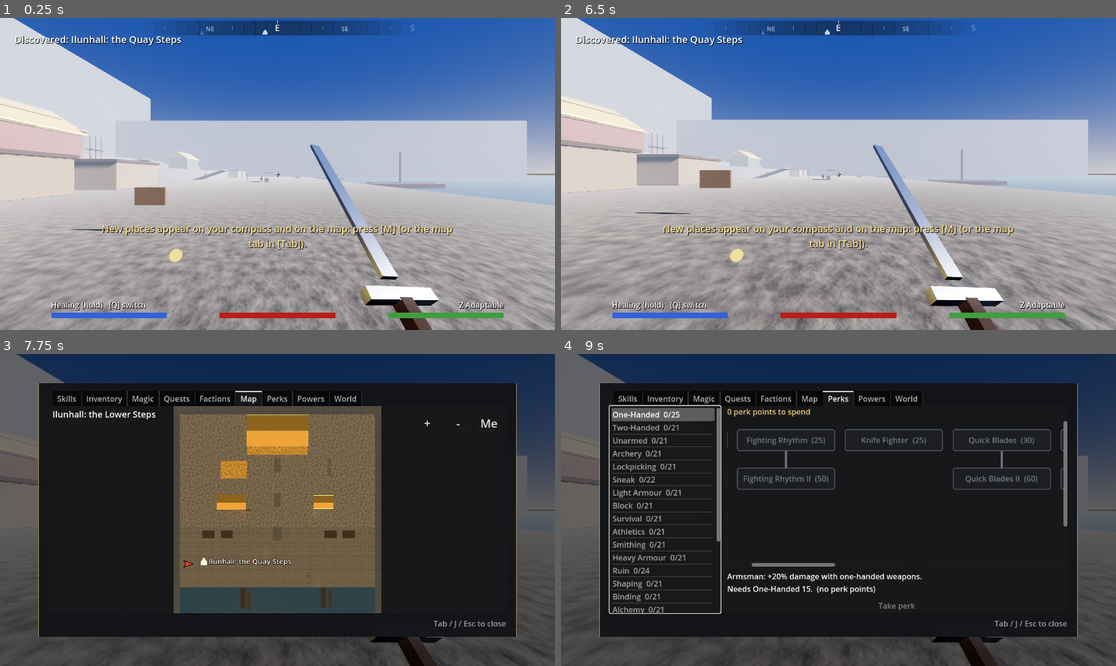
Above: before the commit, frames 1-4 (two rows, left to right).
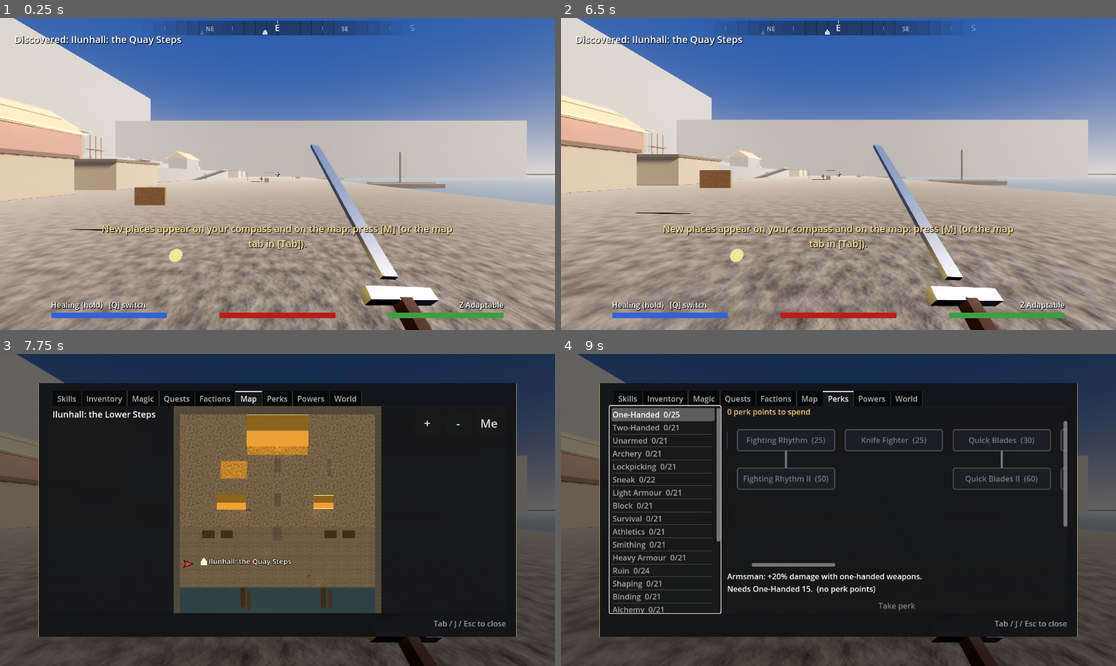
Above: after the commit, the same moments.

Repository: RCJLabs/Vaelora-godot
Game: Godot game, scene res://levels/ilunhall.tscn
The game is run twice, just before and just after one commit, with the same random seed, the same clock (stepped at 60 frames per second) and the same inputs. This scene is started directly instead of the project's main scene.
Inputs (mouse positions are in pixels of both pictures, inside the frame that each line leads up to):
- Up to frame 1 (0.25 s): no input
- Up to frame 2 (6.5 s): tap M (map) at 0.5, 6.4 s; move the mouse to (866, 174) at 0.52 s; hold W (move_forward) 0.53-1.25 s; hold Right mouse button (cast) 0.53-1.25 s; click (866, 174) at 0.67 s; tap Space (jump) at 0.77, 6.02 s; click "+" at 1.25 s; click "-" at 2 s; click "Me" at 2.75 s; tap Enter (ui_accept) every 0.75 s from 3.5 to 5.75 s; drag from (838, 174) to (810, 236) at 3.52 s; move the mouse to (894, 105) at 4.27 s; hold D (move_right) 4.28-5 s; hold Right mouse button (cast) 4.28-5 s; drag from (810, 236) to (672, 127) at 5.02 s; move the mouse to (1005, 220) at 5.77 s; hold A (move_left) from 5.78 s (still down); hold C (crouch) from 5.78 s (still down); right-click (1005, 220) at 6.05 s
- Up to frame 3 (7.75 s): tap M (map) at 6.5 s; move the mouse to (233, 506) at 6.52 s; release A (move_left) at 6.53 s; release C (crouch) at 6.53 s; hold W (move_forward) 6.53-7.28 s; tap Alt (dodge) at 6.6 s; tap Space (jump) at 6.77 s; right-click (233, 506) at 6.8 s; move the mouse to (305, 510) at 7.27 s; hold S (move_back) from 7.28 s (still down); hold E (interact) from 7.28 s (still down); click (305, 510) at 7.42 s; right-click (305, 510) at 7.55 s
- Up to frame 4 (9 s): release S (move_back) at 8 s; release E (interact) at 8 s; drag from (755, 432) to (727, 525) at 8.02 s; move the mouse to (960, 494) at 8.77 s; hold W (move_forward) from 8.78 s (still down); hold X (power_background) from 8.78 s (still down)

The runs differ from the first frame. In frame 1, 41% of the frame differs, in the area x 0-100%, y 27-100%; in frame 2, 31%; in frame 3, less than 0.1%; in frame 4, less than 0.1%.

Commit message:
Visuals 1: a mood for every region, and nights you can see in
- levels/level_mood.gd (LevelMood): a region's weather and colour laid
  over the day/night cycle: sky tint and cloud cover (overcast dims the
  sun and softens shadows), sun tint and energy, fog tint/density/sun
  scatter, ambient, saturation, contrast, brightness, glow.
- levels/moods/: vale (cooler, crisper), riverlands (damp green-grey
  mist), fields (overcast grey), capital (hazy gold, stronger glow, more
  fill at night). Set on each region's DayNight; builders take a mood in
  common().
- day_night.gd applies the mood every hour; nights keep a moonlit fill
  (NIGHT_FILL, ambient 2.2) so the ground is visible on a phone (stealth
  goes by the clock, not the picture).
- light_stone.gd: light_mult (2x) so Ilunhall's halls glow at night.
- tests/test_moods.gd; docs: LOOK.md, Moods.

Co-Authored-By: Claude Opus 5.5 <noreply@anthropic.com>
Claude-Session: https://claude.ai/code/session_01BPE8ZczZ4hZnRHyCfMJwVS

Diff:
--- a/godot/levels/builders/build_grieving_fields.gd
+++ b/godot/levels/builders/build_grieving_fields.gd
@@ -24,7 +24,7 @@
 	scene = Node3D.new()
 	scene.name = "GrievingFields"
 	scene.add_to_group("navmesh_source", true)
-	common("GrievingFields", true)
+	common("GrievingFields", true, "fields")
 	box("Ground", Vector3(200, 1, 200), Vector3(0, -0.5, 0), ASH_GRASS)
 	skirt(ASH_GRASS)
 	box("Road", Vector3(5, 0.04, 80), Vector3(0, 0.02, -58), Color(0.38, 0.35, 0.3))
--- a/godot/levels/builders/build_ilunhall.gd
+++ b/godot/levels/builders/build_ilunhall.gd
@@ -87,7 +87,7 @@
 	scene = Node3D.new()
 	scene.name = "Ilunhall"
 	scene.add_to_group("navmesh_source", true)
-	common("Ilunhall", true)
+	common("Ilunhall", true, "capital")
 	skirt(ROCK)
 
 	# The fjord, south of the quay; cliffs east and west; the mountain behind.
--- a/godot/levels/builders/build_weirholt.gd
+++ b/godot/levels/builders/build_weirholt.gd
@@ -28,7 +28,7 @@
 	scene = Node3D.new()
 	scene.name = "Weirholt"
 	scene.add_to_group("navmesh_source", true)
-	common("Weirholt", true)
+	common("Weirholt", true, "riverlands")
 
 	# Ground on both banks of the Greywater, the river between (x 22..34, flowing south).
 	box("GroundWest", Vector3(122, 1, 200), Vector3(-39, -0.5, 0), GRASS)
--- a/godot/levels/builders/builder_base.gd
+++ b/godot/levels/builders/builder_base.gd
@@ -251,7 +251,8 @@
 	own(light)
 
 
-func common(level_name: String, outdoor: bool) -> void:
+## The nodes every level needs. `mood`: an outdoor level's weather (levels/moods/<mood>.tres).
+func common(level_name: String, outdoor: bool, mood := "") -> void:
 	var env := WorldEnvironment.new()
 	env.name = "WorldEnvironment"
 	if outdoor:
@@ -279,6 +280,8 @@
 		var dn := Node.new()
 		dn.name = "DayNight"
 		dn.set_script(DAY_NIGHT)
+		if mood != "":
+			dn.set("mood", load("res://levels/moods/%s.tres" % mood))
 		own(dn)
 	var nav := NavigationRegion3D.new()
 	nav.name = "NavigationRegion3D"
--- a/godot/levels/day_night.gd
+++ b/godot/levels/day_night.gd
@@ -22,20 +22,26 @@
 ## Where the night light comes from (its direction and phase). Empty or missing: a
 ## plain moonlight at 35 degrees opposite the sun.
 @export var night_moon_path: NodePath = ^"../IlunMoon"
+## The region's weather and colour over the cycle (levels/moods/). Empty: as KEYS are.
+@export var mood: LevelMood
 
 ## The night light while Ilun is below the horizon, as a share of a full Ilun's.
 const NO_MOON_LIGHT := 0.5
+## The darkest the shade's fill colour gets (at night).
+const NIGHT_FILL := Color(0.3, 0.33, 0.45)
 
 # hour: sun colour, sun energy, sky top, sky horizon, ground horizon, ambient energy, fog light
+# (night ambient 2.2, with NIGHT_FILL: dark, but you can see the ground on a phone screen; stealth goes by
+# the clock, not by this)
 const KEYS := [
-	[0.0,  Color(0.55, 0.65, 0.95), 0.4, Color(0.02, 0.035, 0.08), Color(0.08, 0.1, 0.17), Color(0.06, 0.06, 0.08), 0.5, Color(0.18, 0.21, 0.32)],
-	[5.0,  Color(0.55, 0.65, 0.95), 0.4, Color(0.02, 0.035, 0.08), Color(0.08, 0.1, 0.17), Color(0.06, 0.06, 0.08), 0.5, Color(0.18, 0.21, 0.32)],
+	[0.0,  Color(0.55, 0.65, 0.95), 0.4, Color(0.02, 0.035, 0.08), Color(0.08, 0.1, 0.17), Color(0.06, 0.06, 0.08), 2.2, Color(0.18, 0.21, 0.32)],
+	[5.0,  Color(0.55, 0.65, 0.95), 0.4, Color(0.02, 0.035, 0.08), Color(0.08, 0.1, 0.17), Color(0.06, 0.06, 0.08), 2.2, Color(0.18, 0.21, 0.32)],
 	[6.5,  Color(1, 0.84, 0.66), 1.6, Color(0.13, 0.22, 0.42), Color(0.8, 0.62, 0.5), Color(0.55, 0.46, 0.42), 1.0, Color(0.6, 0.62, 0.72)],
 	[9.0,  Color(1, 0.96, 0.9), 2.0, Color(0.2, 0.38, 0.72), Color(0.68, 0.75, 0.85), Color(0.45, 0.47, 0.42), 1.0, Color(0.72, 0.78, 0.88)],
 	[16.0, Color(1, 0.96, 0.9), 2.0, Color(0.2, 0.38, 0.72), Color(0.68, 0.75, 0.85), Color(0.45, 0.47, 0.42), 1.0, Color(0.72, 0.78, 0.88)],
 	[18.5, Color(1, 0.84, 0.66), 1.6, Color(0.13, 0.22, 0.42), Color(0.8, 0.62, 0.5), Color(0.55, 0.46, 0.42), 1.0, Color(0.6, 0.62, 0.72)],
-	[20.5, Color(0.55, 0.65, 0.95), 0.4, Color(0.02, 0.035, 0.08), Color(0.08, 0.1, 0.17), Color(0.06, 0.06, 0.08), 0.5, Color(0.18, 0.21, 0.32)],
-	[24.0, Color(0.55, 0.65, 0.95), 0.4, Color(0.02, 0.035, 0.08), Color(0.08, 0.1, 0.17), Color(0.06, 0.06, 0.08), 0.5, Color(0.18, 0.21, 0.32)],
+	[20.5, Color(0.55, 0.65, 0.95), 0.4, Color(0.02, 0.035, 0.08), Color(0.08, 0.1, 0.17), Color(0.06, 0.06, 0.08), 2.2, Color(0.18, 0.21, 0.32)],
+	[24.0, Color(0.55, 0.65, 0.95), 0.4, Color(0.02, 0.035, 0.08), Color(0.08, 0.1, 0.17), Color(0.06, 0.06, 0.08), 2.2, Color(0.18, 0.21, 0.32)],
 ]
 
 @onready var sun: DirectionalLight3D = get_node_or_null(sun_path)
@@ -52,6 +58,8 @@
 		var sky := world_environment.environment.sky
 		if sky and sky.sky_material is ProceduralSkyMaterial:
 			_sky = sky.sky_material
+		if mood:
+			mood.apply_static(world_environment.environment)
 	apply(_hour())
 
 
@@ -100,14 +108,27 @@
 				sun.light_energy *= lerpf(0.6, 1.0, night_moon.lit())
 			else:
 				sun.light_energy *= NO_MOON_LIGHT   # Ilun is down: starlight
+	if sun and mood:
+		sun.light_color = mood.sun_color(sun.light_color)
+		sun.light_energy = mood.sun_energy(sun.light_energy)
+		sun.shadow_opacity = mood.shadow_opacity()
 	if _sky:
 		_sky.sky_top_color = a[3].lerp(b[3], t)
 		_sky.sky_horizon_color = a[4].lerp(b[4], t)
 		_sky.ground_horizon_color = a[5].lerp(b[5], t)
+		if mood:
+			_sky.sky_top_color = mood.sky(_sky.sky_top_color)
+			_sky.sky_horizon_color = mood.sky(_sky.sky_horizon_color)
+			_sky.ground_horizon_color = mood.sky(_sky.ground_horizon_color)
 	if world_environment:
 		var env := world_environment.environment
 		env.ambient_light_energy = lerpf(a[6], b[6], t)
 		env.fog_light_color = a[7].lerp(b[7], t)
+		if mood:
+			env.ambient_light_energy = mood.ambient(env.ambient_light_energy)
+			env.fog_light_color = mood.fog(env.fog_light_color)
 		# The fill the sky's colour is mixed with (ambient_light_sky_contribution), so
 		# shade isn't all sky-blue: a dimmer fog light, cool at night, near-neutral by day.
-		env.ambient_light_color = (a[7].lerp(b[7], t) * 0.6).clamp(Color(0, 0, 0, 1), Color(1, 1, 1, 1))
+		# Never darker than NIGHT_FILL: moonlit blue, enough to see the ground by.
+		var fill: Color = a[7].lerp(b[7], t) * 0.6
+		env.ambient_light_color = Color(maxf(fill.r, NIGHT_FILL.r), maxf(fill.g, NIGHT_FILL.g), maxf(fill.b, NIGHT_FILL.b))
--- a/godot/levels/grieving_fields.tscn
+++ b/godot/levels/grieving_fields.tscn
@@ -16,6 +16,7 @@
 [ext_resource type="Script" path="res://levels/level_map.gd" id="14_p1si1"]
 [ext_resource type="Script" path="res://props/map_marker.gd" id="15_lphta"]
 [ext_resource type="PackedScene" path="res://player/player.tscn" id="16_h2ru7"]
+[ext_resource type="Resource" path="res://levels/moods/fields.tres" id="mood_fields"]
 
 [sub_resource type="NavigationMesh" id="NavigationMesh_4w1n8"]
 geometry_parsed_geometry_type = 1
@@ -663,6 +664,7 @@
 fixed_hour = 18.5
 sun_azimuth = 25.0
 night_moon_path = NodePath("../IlunMoon")
+mood = ExtResource("mood_fields")
 
 [node name="NavigationRegion3D" type="NavigationRegion3D" parent="."]
 navigation_mesh = SubResource("NavigationMesh_4w1n8")
--- a/godot/levels/ilunhall.tscn
+++ b/godot/levels/ilunhall.tscn
@@ -20,6 +20,7 @@
 [ext_resource type="Script" path="res://levels/level_map.gd" id="18_elu7y"]
 [ext_resource type="Script" path="res://props/map_marker.gd" id="19_yp75u"]
 [ext_resource type="PackedScene" path="res://player/player.tscn" id="20_ksfok"]
+[ext_resource type="Resource" path="res://levels/moods/capital.tres" id="mood_capital"]
 
 [sub_resource type="NavigationMesh" id="NavigationMesh_b20fn"]
 geometry_parsed_geometry_type = 1
@@ -1290,6 +1291,7 @@
 fixed_hour = 18.5
 sun_azimuth = 25.0
 night_moon_path = NodePath("../IlunMoon")
+mood = ExtResource("mood_capital")
 
 [node name="NavigationRegion3D" type="NavigationRegion3D" parent="."]
 navigation_mesh = SubResource("NavigationMesh_b20fn")
--- /dev/null
+++ b/godot/levels/level_mood.gd
@@ -0,0 +1,80 @@
+class_name LevelMood
+extends Resource
+
+# A region's weather and colour, laid over the day/night cycle (levels/day_night.gd
+# applies it every time it sets the hour): the Riverlands damp and green, the
+# Grieving Fields overcast and grey, Ilunhall hazy gold. The clock still runs; this
+# only tints and thickens what it does. levels/moods/*.tres; set one as a level's
+# DayNight > Mood. docs/godot-starter/LOOK.md, "Moods".
+
+@export_group("Sky")
+## Colour the sky leans towards (top and horizon), and how far.
+@export var sky_tint := Color(1, 1, 1)
+@export_range(0.0, 1.0) var sky_tint_amount := 0.0
+## Cloud cover, 0 to 1: greys the sky, dims the sun and softens its shadows.
+@export_range(0.0, 1.0) var overcast := 0.0
+
+@export_group("Sun")
+@export var sun_tint := Color(1, 1, 1)
+@export_range(0.0, 1.0) var sun_tint_amount := 0.0
+@export var sun_energy_mult := 1.0
+
+@export_group("Fog")
+@export var fog_tint := Color(1, 1, 1)
+@export_range(0.0, 1.0) var fog_tint_amount := 0.0
+## Depth fog density; negative keeps the level's own.
+@export var fog_density := -1.0
+## How much the fog glows towards the sun (negative: keep).
+@export var fog_sun_scatter := -1.0
+
+@export_group("Grade")
+@export var ambient_mult := 1.0
+@export var saturation := 1.0
+@export var contrast := 1.0
+@export var brightness := 1.0
+## Glow (bloom) strength; negative keeps the level's own. Makes lights and gold shine.
+@export var glow_intensity := -1.0
+@export var glow_bloom := -1.0
+
+const GREY := Color(0.62, 0.63, 0.66)
+
+
+## The parts that don't change with the hour: fog density, glow, the colour grade.
+func apply_static(env: Environment) -> void:
+	if fog_density >= 0.0:
+		env.fog_density = fog_density
+	if fog_sun_scatter >= 0.0:
+		env.fog_sun_scatter = fog_sun_scatter
+	if glow_intensity >= 0.0:
+		env.glow_intensity = glow_intensity
+	if glow_bloom >= 0.0:
+		env.glow_bloom = glow_bloom
+	env.adjustment_enabled = true
+	env.adjustment_saturation *= saturation
+	env.adjustment_contrast *= contrast
+	env.adjustment_brightness *= brightness
+
+
+func sky(color: Color) -> Color:
+	return color.lerp(sky_tint * color.get_luminance() * 1.6, sky_tint_amount).lerp(GREY * maxf(color.get_luminance(), 0.05) * 1.4, overcast * 0.8)
+
+
+func sun_color(color: Color) -> Color:
+	return color.lerp(sun_tint, sun_tint_amount).lerp(GREY.lightened(0.3), overcast * 0.5)
+
+
+func sun_energy(energy: float) -> float:
+	return energy * sun_energy_mult * (1.0 - overcast * 0.55)
+
+
+func fog(color: Color) -> Color:
+	return color.lerp(fog_tint * maxf(color.get_luminance(), 0.05) * 1.5, fog_tint_amount)
+
+
+func ambient(energy: float) -> float:
+	return energy * ambient_mult * (1.0 + overcast * 0.25)   # cloud scatters light into the shade
+
+
+## Shadows soften under cloud.
+func shadow_opacity() -> float:
+	return 1.0 - overcast * 0.6
--- /dev/null
+++ b/godot/levels/moods/capital.tres
@@ -0,0 +1,19 @@
+[gd_resource type="Resource" script_class="LevelMood" load_steps=2 format=3]
+
+[ext_resource type="Script" path="res://levels/level_mood.gd" id="1_mood"]
+
+[resource]
+script = ExtResource("1_mood")
+sky_tint = Color(1, 0.84, 0.62, 1)
+sky_tint_amount = 0.14
+sun_tint = Color(1, 0.8, 0.55, 1)
+sun_tint_amount = 0.3
+fog_tint = Color(0.92, 0.76, 0.55, 1)
+fog_tint_amount = 0.35
+fog_density = 0.0035
+fog_sun_scatter = 0.25
+glow_intensity = 0.95
+glow_bloom = 0.06
+ambient_mult = 1.2
+saturation = 1.06
+contrast = 1.04
--- /dev/null
+++ b/godot/levels/moods/fields.tres
@@ -0,0 +1,15 @@
+[gd_resource type="Resource" script_class="LevelMood" load_steps=2 format=3]
+
+[ext_resource type="Script" path="res://levels/level_mood.gd" id="1_mood"]
+
+[resource]
+script = ExtResource("1_mood")
+overcast = 0.6
+sun_tint = Color(0.85, 0.88, 0.95, 1)
+sun_tint_amount = 0.3
+fog_tint = Color(0.62, 0.63, 0.66, 1)
+fog_tint_amount = 0.75
+fog_density = 0.014
+saturation = 0.72
+contrast = 1.02
+brightness = 0.97
--- /dev/null
+++ b/godot/levels/moods/riverlands.tres
@@ -0,0 +1,14 @@
+[gd_resource type="Resource" script_class="LevelMood" load_steps=2 format=3]
+
+[ext_resource type="Script" path="res://levels/level_mood.gd" id="1_mood"]
+
+[resource]
+script = ExtResource("1_mood")
+sky_tint = Color(0.55, 0.7, 0.72, 1)
+sky_tint_amount = 0.18
+overcast = 0.15
+fog_tint = Color(0.6, 0.7, 0.66, 1)
+fog_tint_amount = 0.65
+fog_density = 0.015
+contrast = 1.05
+saturation = 1.04
--- /dev/null
+++ b/godot/levels/moods/vale.tres
@@ -0,0 +1,11 @@
+[gd_resource type="Resource" script_class="LevelMood" load_steps=2 format=3]
+
+[ext_resource type="Script" path="res://levels/level_mood.gd" id="1_mood"]
+
+[resource]
+script = ExtResource("1_mood")
+sky_tint = Color(0.6, 0.7, 0.85, 1)
+sky_tint_amount = 0.1
+fog_tint = Color(0.62, 0.66, 0.74, 1)
+fog_tint_amount = 0.2
+contrast = 1.04
--- a/godot/levels/test_level.tscn
+++ b/godot/levels/test_level.tscn
@@ -46,6 +46,7 @@
 [ext_resource type="Script" path="res://props/forge.gd" id="205_forge"]
 
 [ext_resource type="Script" path="res://props/forage_plant.gd" id="206_forage"]
+[ext_resource type="Resource" path="res://levels/moods/vale.tres" id="mood_vale"]
 
 [sub_resource type="FastNoiseLite" id="Noise_grass"]
 frequency = 0.02
@@ -523,6 +524,7 @@
 
 [node name="DayNight" type="Node" parent="."]
 script = ExtResource("18_daynight")
+mood = ExtResource("mood_vale")
 
 [node name="Ground" type="StaticBody3D" parent="."]
 transform = Transform3D(1, 0, 0, 0, 1, 0, 0, 0, 1, 0, -0.5, 0)
--- a/godot/levels/weirholt.tscn
+++ b/godot/levels/weirholt.tscn
@@ -25,6 +25,7 @@
 [ext_resource type="Script" path="res://levels/level_map.gd" id="23_bflru"]
 [ext_resource type="Script" path="res://props/map_marker.gd" id="24_ukb1l"]
 [ext_resource type="PackedScene" path="res://player/player.tscn" id="25_ktkys"]
+[ext_resource type="Resource" path="res://levels/moods/riverlands.tres" id="mood_riverlands"]
 
 [sub_resource type="NavigationMesh" id="NavigationMesh_p1hbv"]
 geometry_parsed_geometry_type = 1
@@ -2131,6 +2132,7 @@
 fixed_hour = 18.5
 sun_azimuth = 25.0
 night_moon_path = NodePath("../IlunMoon")
+mood = ExtResource("mood_riverlands")
 
 [node name="NavigationRegion3D" type="NavigationRegion3D" parent="."]
 navigation_mesh = SubResource("NavigationMesh_p1hbv")
--- a/godot/props/light_stone.gd
+++ b/godot/props/light_stone.gd
@@ -10,6 +10,9 @@
 @export var night_energy := 2.6
 ## What's left once dimmed, as a share.
 @export var dimmed := 0.3
+## The lights under the stone, against their own energy at full glow: the whole
+## city glows gold at night (docs/lore/WORLD.md).
+@export var light_mult := 2.0
 
 var material: StandardMaterial3D
 var _lights := {}   # light -> its full energy
@@ -50,4 +53,4 @@
 	var s := strength()
 	material.emission_energy_multiplier = night_energy * s
 	for light in _lights:
-		light.light_energy = _lights[light] * s
+		light.light_energy = _lights[light] * s * light_mult
--- /dev/null
+++ b/godot/tests/test_moods.gd
@@ -0,0 +1,66 @@
+extends "res://tests/test_base.gd"
+# Region moods (levels/level_mood.gd, levels/moods/*.tres) over the day/night cycle
+# (levels/day_night.gd): every outdoor region has one; the Grieving Fields are
+# overcast (a dimmer sun, softer shadows, a greyer grade), Ilunhall hazy gold;
+# nights keep a moonlit fill to see by. docs/godot-starter/LOOK.md, "Moods".
+const REGIONS := {
+	"res://levels/test_level.tscn": "vale",
+	"res://levels/weirholt.tscn": "riverlands",
+	"res://levels/grieving_fields.tscn": "fields",
+	"res://levels/ilunhall.tscn": "capital",
+}
+var f := 0
+var step := 0
+var wait := 0
+var i := 0
+var sun_energy := {}   # region -> sun energy at noon
+
+func _initialize() -> void:
+	autoload("SaveSystem").delete_save()
+	autoload("Character").create(load("res://races/human.tres"), "T", "soldier", [], {}, {})
+	change_scene_to_file(REGIONS.keys()[0])
+
+func n(path: String) -> Node:
+	return current_scene.get_node_or_null(path)
+
+func _process(_d: float) -> bool:
+	if current_scene == null:
+		return false
+	f += 1
+	if wait > 0:
+		wait -= 1
+		return false
+	match step:
+		0:
+			wait = 5
+		1:
+			var path: String = REGIONS.keys()[i]
+			var dn = n("DayNight")
+			var env: Environment = n("WorldEnvironment").environment
+			ok(dn.mood != null and dn.mood.resource_path.ends_with("/%s.tres" % REGIONS[path]), "%s: the %s mood" % [current_scene.name, REGIONS[path]],
+					dn.mood.resource_path if dn.mood else "none")
+			dn.apply(12.0)
+			sun_energy[REGIONS[path]] = n("Sun").light_energy
+			if REGIONS[path] == "fields":
+				ok(n("Sun").shadow_opacity < 0.7, "the Fields are overcast: soft shadows", n("Sun").shadow_opacity)
+				ok(env.adjustment_saturation < 0.8, "and a grey grade", env.adjustment_saturation)
+			if REGIONS[path] == "capital":
+				near(env.fog_density, 0.0035, 0.0001, "Ilunhall's haze")
+				ok(n("Sun").light_color.b < n("Sun").light_color.r * 0.85, "and a golden sun", n("Sun").light_color)
+			dn.apply(0.5)
+			var fill: Color = env.ambient_light_color
+			ok(fill.b >= dn.NIGHT_FILL.b - 0.001 and env.ambient_light_energy >= 2.0, "%s at night: a moonlit fill to see by" % current_scene.name, [fill, env.ambient_light_energy])
+			i += 1
+			if i < REGIONS.size():
+				change_scene_to_file(REGIONS.keys()[i])
+				step = 0
+				wait = 20
+				return false
+			ok(sun_energy["fields"] < sun_energy["vale"] * 0.75, "the Fields' sun is dimmer than the Vale's at noon", sun_energy)
+			# The shared atmosphere isn't changed by any of it (each level has its own copy).
+			var shared: Environment = load("res://levels/atmosphere.tres")
+			near(shared.fog_density, 0.008, 0.0001, "the shared atmosphere is untouched")
+			autoload("SaveSystem").delete_save()
+			return done()
+	step += 1
+	return false
Not shown: 1 places in godot/levels/grieving_fields.tscn that only renumber resources
Not shown: 1 places in godot/levels/ilunhall.tscn that only renumber resources
Not shown: 1 places in godot/levels/test_level.tscn that only renumber resources
Not shown: 1 places in godot/levels/weirholt.tscn that only renumber resources
Not shown, changed: docs/godot-starter/LOOK.md
